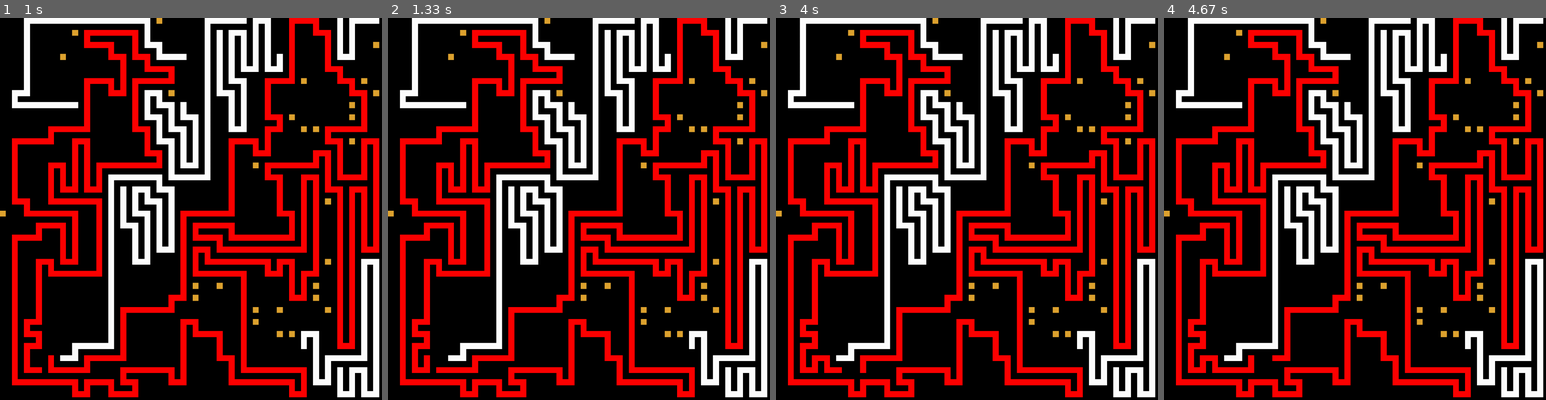
Above: before the commit, frames 1-4 (left to right).
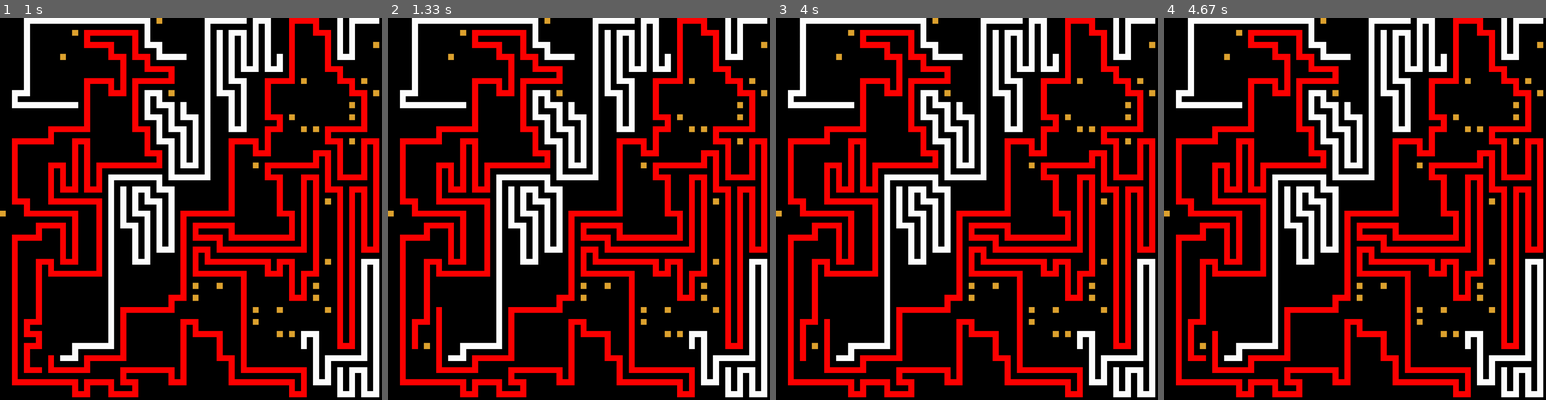
Above: after the commit, the same moments.

Repository: JesperFritsch/snake_sim
Game: pygame game, started from test/tests/autosnake2_test.py
Two runs of this game, one before a commit and one after it. Both use one fixed random seed, a clock stepped at 60 frames per second and the inputs below.
Inputs:
- Up to frame 1 (1 s): tap Space at 0.33 s; hold Right from 0.67 s (still down)
- Up to frame 2 (1.33 s): release Right at 1.13 s; hold Right from 1.17 s (still down)
- Up to frame 3 (4 s): release Right at 1.63 s; hold Left 1.67-2.2 s; hold Left 2.23-2.63 s; hold Right 2.67-3.3 s; hold Left 3.33-3.8 s; tap Space at 3.4, 3.9 s; hold Right from 3.83 s (still down)
- Up to frame 4 (4.67 s): release Right at 4.3 s; hold Right from 4.33 s (still down); tap Space at 4.4 s

Frame 1 is identical in both runs. In frame 2, 0.6% of the frame differs, in the area x 6-15%, y 75-93%; in frame 3, 0.6%; in frame 4, 0.5%.

Commit message:
Some updates

Diff:
--- a/main.py
+++ b/main.py
@@ -1,6 +1,7 @@
 import os
 import sys
 import datetime
+import argparse
 
 sys.path.append(os.getcwd())
 
@@ -14,30 +15,109 @@
 
 GRID_WIDTH = 32
 GRID_HEIGHT = 32
-FOOD = 30
+FOOD = 15
+
+snake_configs = [
+    {
+        'snake':{
+            'id': 'A',
+            'start_length': 5,
+            'greedy': True
+        },
+        'env':{
+            'h_color': (176, 27, 16),
+            'b_color': (125, 19, 11)
+        }
+    },
+    {
+        'snake':{
+            'id': 'B',
+            'start_length': 5,
+            'greedy': True
+        },
+        'env':{
+            'h_color': (19, 44, 209),
+            'b_color': (12, 26, 117)
+        }
+    },
+    {
+        'snake':{
+            'id': 'C',
+            'start_length': 5,
+            'greedy': True
+        },
+        'env':{
+            'h_color': (19, 212, 77),
+            'b_color': (12, 117, 43)
+        }
+    },
+    {
+        'snake':{
+            'id': 'D',
+            'start_length': 5,
+            'greedy': True
+        },
+        'env':{
+            'h_color': (199, 4, 173),
+            'b_color': (139, 2, 121)
+        }
+    },
+    {
+        'snake':{
+            'id': 'E',
+            'start_length': 5,
+            'greedy': True
+        },
+        'env':{
+            'h_color': (0, 170, 255),
+            'b_color': (0, 119, 179)
+        }
+    },
+    {
+        'snake':{
+            'id': 'F',
+            'start_length': 5,
+            'greedy': True
+        },
+        'env':{
+            'h_color': (255, 0, 0),
+            'b_color': (179, 0, 0)
+        }
+    },
+    {
+        'snake':{
+            'id': 'G',
+            'start_length': 5,
+            'greedy': True
+        },
+        'env':{
+            'h_color': (255, 162, 0),
+            'b_color': (179, 114, 0)
+        }
+    }
+]
 
 def start_stream_run(conn):
-    snake_init_len = 5
     env = SnakeEnv(GRID_WIDTH, GRID_HEIGHT, FOOD)
-    env.add_snake(AutoSnake4('A', snake_init_len, greedy=True), (176, 27, 16), (176, 27, 16))
-    env.add_snake(AutoSnake4('B', snake_init_len, greedy=True), (19, 44, 209), (19, 44, 209))
-    env.add_snake(AutoSnake4('C', snake_init_len, greedy=True), (19, 212, 77), (19, 212, 77))
-    env.add_snake(AutoSnake4('D', snake_init_len, greedy=True), (199, 4, 173), (199, 4, 173))
-    env.add_snake(AutoSnake4('E', snake_init_len, greedy=True), (0, 170, 255), (0, 170, 255))
-    env.add_snake(AutoSnake4('F', snake_init_len, greedy=True), (255, 0, 0), (255, 0, 0))
-    env.add_snake(AutoSnake4('G', snake_init_len, greedy=True), (255, 162, 0), (255, 162, 0))
+    snake_count = 4
+    count = 0
+    for config in snake_configs:
+        count += 1
+        env.add_snake(AutoSnake4(**config['snake']), **config['env'])
+        if count == snake_count:
+            break
     env.stream_run(conn,)
 
 if __name__ == '__main__':
     snake_init_len = 5
     env = SnakeEnv(GRID_WIDTH, GRID_HEIGHT, FOOD)
-    env.add_snake(AutoSnake4('A', snake_init_len, greedy=True), (176, 27, 16), (176, 27, 16))
-    env.add_snake(AutoSnake4('B', snake_init_len, greedy=True), (19, 44, 209), (19, 44, 209))
-    env.add_snake(AutoSnake4('C', snake_init_len, greedy=True), (19, 212, 77), (19, 212, 77))
-    env.add_snake(AutoSnake4('D', snake_init_len, greedy=True), (199, 4, 173), (199, 4, 173))
-    env.add_snake(AutoSnake4('E', snake_init_len, greedy=True), (0, 170, 255), (0, 170, 255))
-    env.add_snake(AutoSnake4('F', snake_init_len, greedy=True), (255, 0, 0), (255, 0, 0))
-    env.add_snake(AutoSnake4('G', snake_init_len, greedy=True), (255, 162, 0), (255, 162, 0))
+    snake_count = 7
+    count = 0
+    for config in snake_configs:
+        count += 1
+        env.add_snake(AutoSnake4(**config['snake']), **config['env'])
+        if count == snake_count:
+            break
     # env.add_snake(AutoSnake4('H', snake_init_len), (250, 2, 147), (250, 2, 147))
     # env.add_snake(AutoSnake4('I', snake_init_len), (157, 0, 255), (157, 0, 255))
     # env.add_snake(AutoSnake4('J', snake_init_len), (255, 251, 0), (255, 251, 0))
--- a/render/pygame_render.py
+++ b/render/pygame_render.py
@@ -123,7 +123,7 @@
             if 0 <= frame_counter < len(frames):
                 frame = frames[frame_counter]
                 play_direction = 1
-                print(f"step: {frame_counter // expand}")
+                # print(f"step: {frame_counter // expand}")
                 draw_frame2(screen, frame)
                 pygame.display.flip()
         clock.tick(fps)
--- a/snake_env.py
+++ b/snake_env.py
@@ -5,7 +5,7 @@
 import sys
 
 import utils
-from utils import coord_op
+from utils import coord_op, exec_time
 from render import core as render
 from snakes.snake import Snake
 from time import time
@@ -316,6 +316,7 @@
                 snake.id)
             self.update_snake_on_map(snake)
         self.run_data.add_step(self.time_step, new_step)
+        print(f"Step: {self.time_step}, {len(self.alive_snakes)} alive")
 
     def get_color_map(self, s_map):
         color_map = {}
--- a/snakes/autoSnake4.py
+++ b/snakes/autoSnake4.py
@@ -5,7 +5,7 @@
 from statistics import mean
 from time import time
 
-from utils import coord_op
+from utils import coord_op, exec_time
 
 from snakes.autoSnakeBase import AutoSnakeBase, copy_map
 from snake_env import (
@@ -49,7 +49,6 @@
                 self.food_in_route.append(coord)
         self.route = route
 
-
     def find_route(self, start_coord, planned_route=None, old_route=None):
         time_s = time()
         option = self.deep_look_ahead(
@@ -64,10 +63,8 @@
         option['coord'] = start_coord
         # option['risk'] = self.calc_immediate_risk(copy_map(self.map), start_coord)
         option['risk'] = 0
+        # print(option)
         return option
-
-
-
 
 
     def get_best_route(self):
@@ -99,7 +96,8 @@
                 if free_options:
                     best_option = min(free_options, key=lambda x: x['risk'])
                 else:
-                    best_len_gain = max(o['len_gain'] for o in options.values())
+                    # best_len_gain = max(o['len_gain'] for o in options.values())
+                    best_len_gain = 0
                     if best_len_gain == 0:
                         best_option = max(options.values(), key=lambda x: x['depth'])
                     else:
@@ -111,26 +109,39 @@
     def check_safe_food_route(self, s_map, food_route):
         end_coord = food_route[0]
         self.show_route(s_map, food_route)
-        if self.is_area_clear(s_map, self.body_coords, end_coord):
+        if self.is_area_clear(s_map, self.body_coords, end_coord)['is_clear']:
             return True
         return False
 
     def pick_direction(self):
         next_tile = None
         look_ahead_tile = None
-        # print('route_verified: ', route_verified)
+        found_food_route = False
         # print('route: ', self.route)
         # print('verified route before: ', self.route)
         closest_food_route = self.get_route(self.map, self.coord, target_tiles=[l for l in self.env.food.locations if l != self.coord])
         # print('closest food route: ', closest_food_route)
         if closest_food_route and ((self.check_safe_food_route(copy_map(self.map), closest_food_route) and self.greedy) or \
                                     (closest_food_route[0] not in self.food_in_route)):
-            planned_route = closest_food_route
+            print('safe closest_food_route: ', closest_food_route)
+            planned_route = closest_food_route[:-1]
             old_route = self.route
+            found_food_route = True
+        # elif valids := self.valid_tiles(self.map, self.coord):
+        #     for coord in valids:
+        #         food_route = self.get_route(self.map, coord, target_tiles=[l for l in self.env.food.locations if l != self.coord])
+        #         if food_route and self.check_safe_food_route(copy_map(self.map), food_route):
+        #             planned_route = food_route
+        #             old_route = self.route
+        #             found_food_route = True
+        #             print('found food route')
+        #             break
+        # if not found_food_route:
         else:
             old_route = None
             planned_route = self.route
-        if self.verify_route(self.route):
+        if self.verify_route(planned_route):
+            print('verified')
             look_ahead_tile = planned_route.pop()
             option = self.find_route(look_ahead_tile, planned_route=planned_route, old_route=old_route)
             # print('planned_path: ', option)
@@ -191,11 +202,14 @@
         if checked is None:
             checked = np.array([False] * (self.env.height * self.env.width), dtype=bool)
         body_len = len(body_coords)
+        tail_coord = body_coords[-1]
         self_indexes = [0]
         # tile_count = 1
         # food_count = 0
         is_clear = False
-        while current_coords:
+        has_tail = False
+        done = False
+        while current_coords and not done:
             next_coords = []
             for curr_coord in current_coords:
                 c_x, c_y = curr_coord
@@ -203,9 +217,10 @@
                 neighbours = self.neighbours(curr_coord)
                 neighbours = [coord for coord in neighbours if self.env.is_inside(coord)]
                 unexplored_tiles = [(x, y) for (x, y) in neighbours if not checked[y * self.env.width + x]]
-                unexplored_valids = [(x, y) for (x, y) in unexplored_tiles if s_map[y][x] in self.env.valid_tile_values]
-                if unexplored_valids:
-                    areas = self.get_areas_fast(s_map, curr_coord, unexplored_valids)
+                # unexplored_valids = [(x, y) for (x, y) in unexplored_tiles if s_map[y][x] in self.env.valid_tile_values]
+                valid_tiles = self.valid_tiles(s_map, curr_coord)
+                if valid_tiles:
+                    areas = self.get_areas_fast(s_map, curr_coord, valid_tiles)
                 else:
                     areas = []
                 # print('curr_coord, ',curr_coord)
@@ -213,6 +228,12 @@
                 # print('unexplored_tiles: ', unexplored_tiles)
                 for n_coord in unexplored_tiles:
                     t_x, t_y = n_coord
+                    # If the tile is the tail, the area is clear
+                    if n_coord == tail_coord:
+                        has_tail = True
+                        is_clear = True
+                        done = True
+                        break
                     if s_map[t_y][t_x] in self.env.valid_tile_values:
                         checked[t_y * self.env.width + t_x] = True
                         tile_count += 1
@@ -221,14 +242,13 @@
                             # print(n_coord)
                             if (area_check := self.is_area_clear(s_map, body_coords, n_coord, tile_count=tile_count, food_count=food_count, checked=checked))['is_clear']:
                                 return area_check
-                            else:
-                                # print('area not clear')
-                                continue
                         if s_map[t_y][t_x] == self.env.FOOD_TILE:
                             food_count += 1
                         next_coords.append(n_coord)
                     elif s_map[t_y][t_x] == self.body_value:
                         self_indexes.append(body_coords.index(n_coord))
+                if done:
+                    break
             current_coords = next_coords
             total_steps = tile_count - food_count
             max_index = max(self_indexes)
@@ -236,13 +256,15 @@
             if total_steps >= needed_steps:
                 is_clear = True
                 break
-
-        return {
+        result = {
                     'is_clear': is_clear,
                     'tile_count': tile_count,
                     'total_steps': total_steps,
-                    'food_count': food_count
+                    'food_count': food_count,
+                    'has_tail': has_tail
                 }
+        # print(result)
+        return result
 
 
     def calc_immediate_risk(self, s_map, option_coord):
@@ -284,14 +306,14 @@
             return next_states
 
         def recurse(s_map, self_coord, body_coords, self_length, depth=0):
+            if not self.is_area_clear(s_map, body_coords, self_coord)['is_clear']:
+                return 1
             if depth >= self.MAX_RISK_CALC_DEPTH:
                 return 0
             results = []
             if s_map[self_coord[1]][self_coord[0]] == self.env.FOOD_TILE:
                 self_length += 1
             old_tail = self.update_body(self_coord, body_coords, self_length)
-            if not self.is_area_clear(s_map, body_coords, self_coord)['is_clear']:
-                return 1
             for next_state_map in get_next_states(copy_map(s_map), self_coord):
                 if valids_in_next := self.valid_tiles(next_state_map, self_coord):
                     sub_results = []
@@ -339,7 +361,6 @@
             if self.map[y][x] not in [self.env.FREE_TILE, self.env.FOOD_TILE, self.body_value, self.head_value]:
                 return False
         return True
-
 
     def deep_look_ahead(self, s_map, new_coord, body_coords, length,
                         start_time=None,
@@ -448,6 +469,16 @@
                     next_route = planned_route.copy()
                 else:
                     next_route = None
+                if area_check['has_tail']:
+                    # print('depth: ', depth)
+                    # print('has_tail')
+                    current_results['free_path'] = True
+                    current_results['len_gain'] = area_check['food_count']
+                    current_results['depth'] = length
+                    return current_results
+                else:
+                    # print('no tail')
+                    pass
                 if not area_check['is_clear']:
                     best_results['depth'] = max(best_results['depth'], area_check['tile_count'])
                     continue
--- a/snakes/autoSnakeBase.py
+++ b/snakes/autoSnakeBase.py
@@ -5,7 +5,7 @@
 import numpy as np
 from time import time
 
-from utils import coord_op
+from utils import coord_op, exec_time
 
 from snakes.snake import Snake
 from statistics import mean
@@ -39,6 +39,7 @@
     def pick_direction(self):
         raise NotImplementedError
 
+    # @exec_time
     def update(self):
         # print(f'update for {self.id} step: {self.env.time_step}')
         # print(f'self coord: {self.coord}')
@@ -148,6 +149,7 @@
 
     def get_flat_map_state(self, s_map):
         return tuple([v in self.env.valid_tile_values for v in self.get_flat_map(s_map)])
+
     def update_map(self, flat_map):
         if self.map is None:
             self.map = [array('B', [self.env.FREE_TILE] * self.env.width) for _ in range(self.env.height)]
--- a/snakes/snake.py
+++ b/snakes/snake.py
@@ -1,4 +1,5 @@
 from collections import deque
+from utils import exec_time
 
 class Snake:
     def __init__(self, id: str, start_length: int):
--- a/utils.py
+++ b/utils.py
@@ -3,8 +3,18 @@
 import os
 import shutil
 import json
+from time import time
 
 from collections import deque
+
+
+def exec_time(func):
+    def wrapper(*args, **kwargs):
+        start = time()
+        result = func(*args, **kwargs)
+        print(f"Execution time for {func.__name__}: {round((time() - start) * 1000, 3)} ms")
+        return result
+    return wrapper
 
 
 def coord_op(coord_left, coord_right, op):
